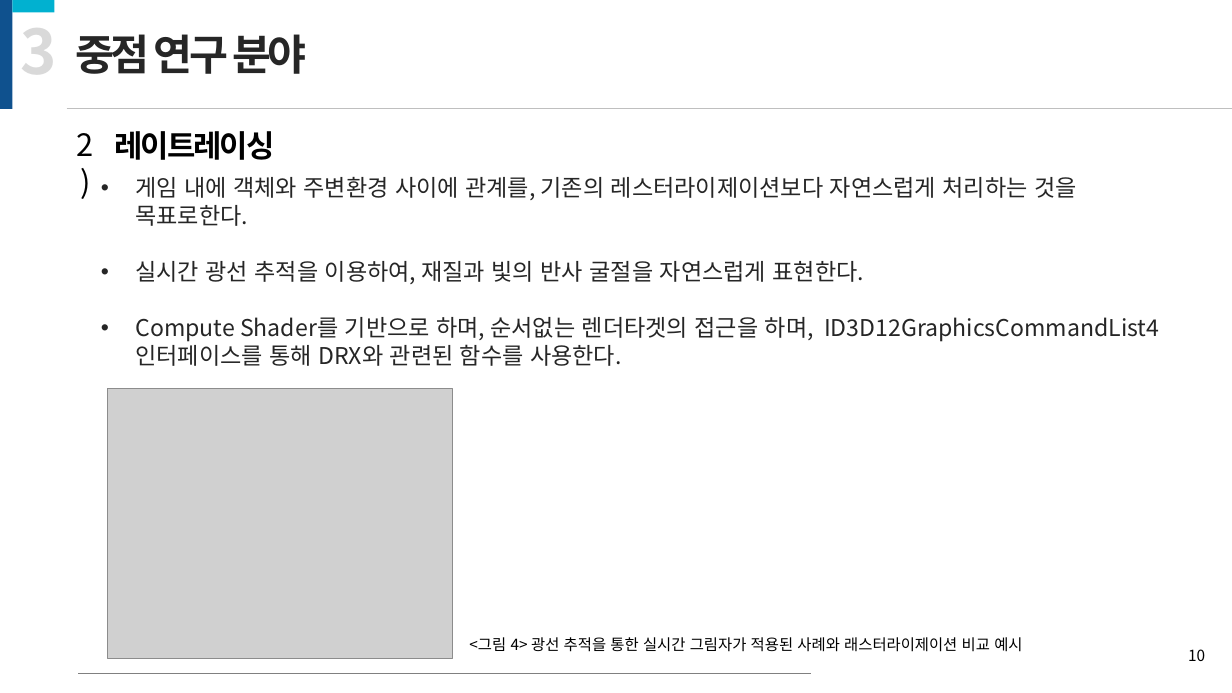
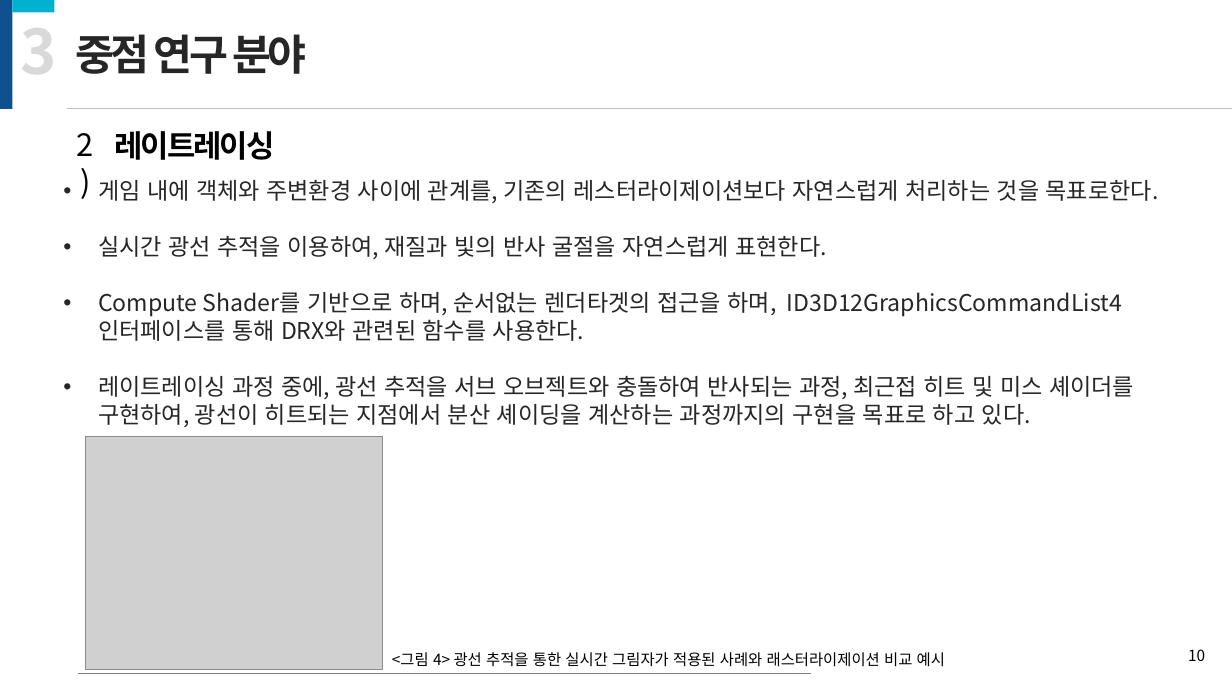
Before and after one commit to kiption/XD, a slide deck: slide 10 of 졸작_기획/[수정][제안서] Revenger_김승환_허재성_이세철.pptx. Drawn at 1232x693 pixels with LibreOffice and Linux fonts; fonts in the diff are those of the drawing; grey boxes stand for pictures. Boxes give left, top, right and bottom in pixels: in the first picture for what was removed or moved away, otherwise in the second. Text is boxed around its words. In the diff, an @@ line names an element or a change of style, - is before the commit and + after.

```diff
--- a/졸작_기획/[수정][제안서] Revenger_김승환_허재성_이세철.pptx
+++ b/졸작_기획/[수정][제안서] Revenger_김승환_허재성_이세철.pptx
@@ text "게임 내에 객체와 주변환경 사이에 ...": place and size @@
-text "게임 내에 객체와 주변환경 사이에 ..." at <box>135,177,1159,366</box>
+text "게임 내에 객체와 주변환경 사이에 ..." at <box>98,180,1159,427</box>
@@ text at <box>98,376,1134,427</box>: paragraph added @@
+• 레이트레이싱 과정 중에, 광선 추적을 서브 오브젝트와 충돌하여 반사되는 과정, 최근접 히트 및 미스 셰이더를
+  구현하여, 광선이 히트되는 지점에서 분산 셰이딩을 계산하는 과정까지의 구현을 목표로 하고 있다.
@@ picture: place and size @@
-picture at <box>107,388,452,658</box>
+picture at <box>85,437,383,670</box>
@@ text "<그림 4> 광선 추적을 통한 ...": place and size @@
-text "<그림 4> 광선 추적을 통한 ..." at <box>469,637,1022,652</box>
+text "<그림 4> 광선 추적을 통한 ..." at <box>392,652,945,667</box>
```
Also in this commit, not shown: 4 other slides changed.
